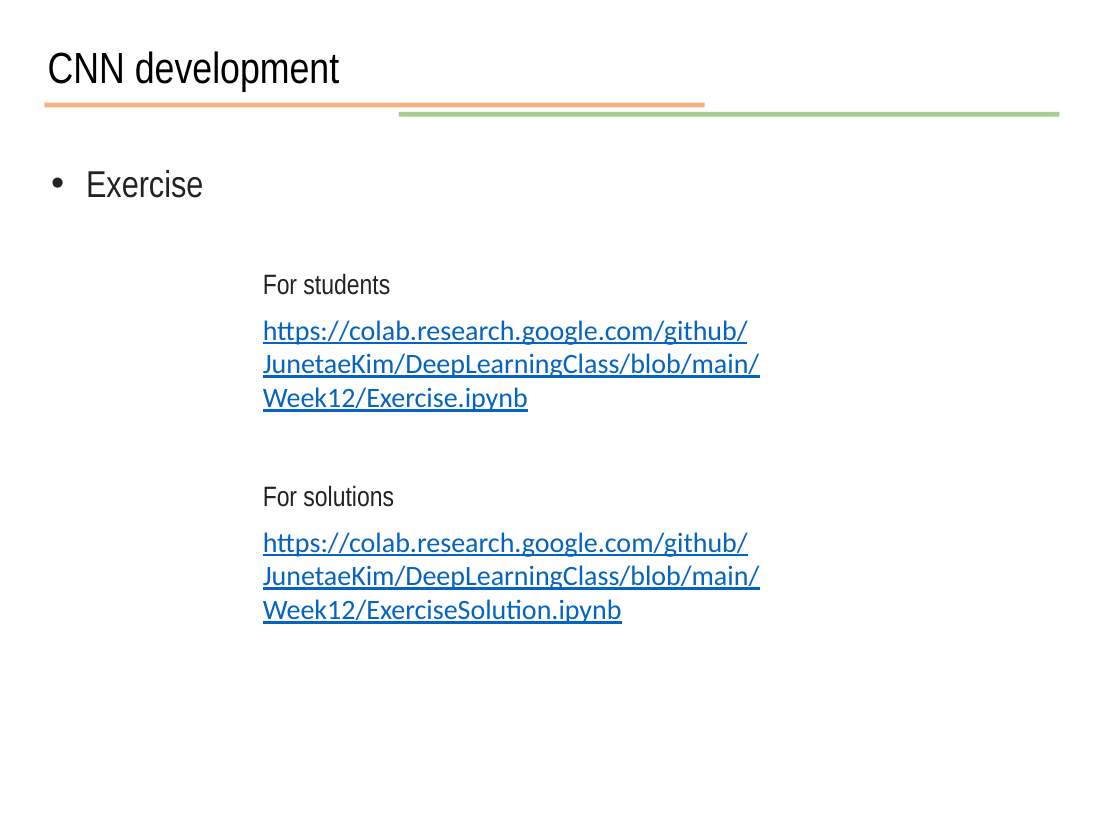
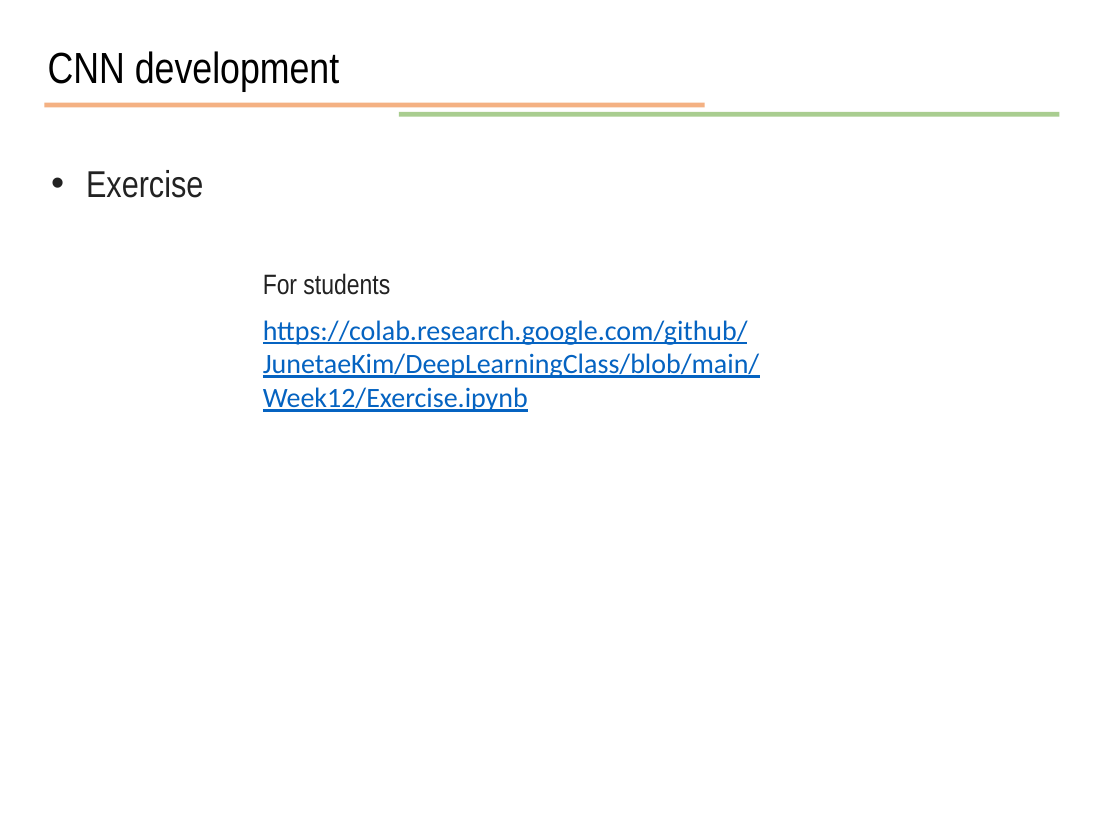
Before and after one commit to JunetaeKim/DeepLearningClass, a slide deck: slide 51 of Week12/week12 Image and CNN.pptx. Drawn at 1120x840 pixels with LibreOffice and Linux fonts; fonts in the diff are those of the drawing. Boxes give left, top, right and bottom in pixels: in the first picture for what was removed or moved away, otherwise in the second. Text is boxed around its words. In the diff, an @@ line names an element or a change of style, - is before the commit and + after.

```diff
--- a/Week12/week12 Image and CNN.pptx
+++ b/Week12/week12 Image and CNN.pptx
@@ text removed at <box>263,485,394,507</box> @@
-For solutions
@@ text removed at <box>263,532,760,624</box> @@
-https://colab.research.google.com/github/JunetaeKim/DeepLearningClass/blob/main/Week12/ExerciseSolution.ipynb
```
Also in this commit, not shown: 3 other slides changed, 1 other file.
